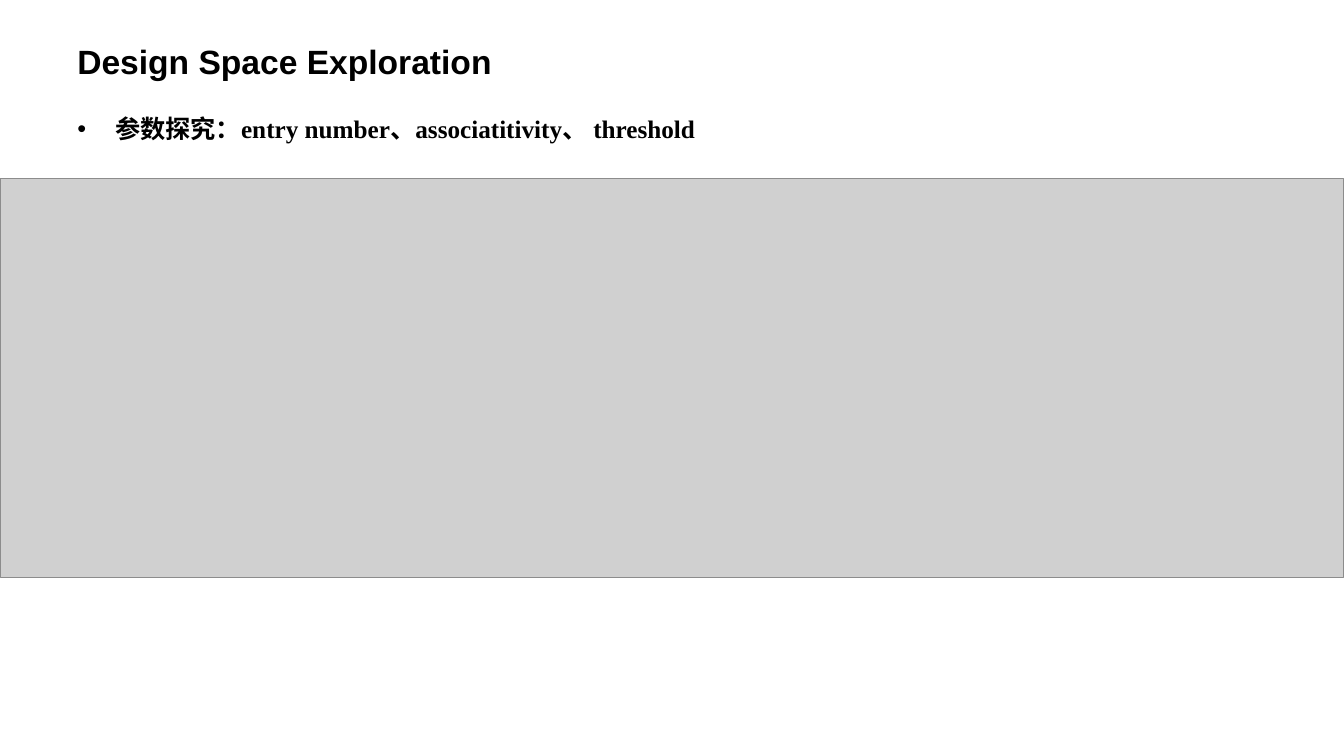
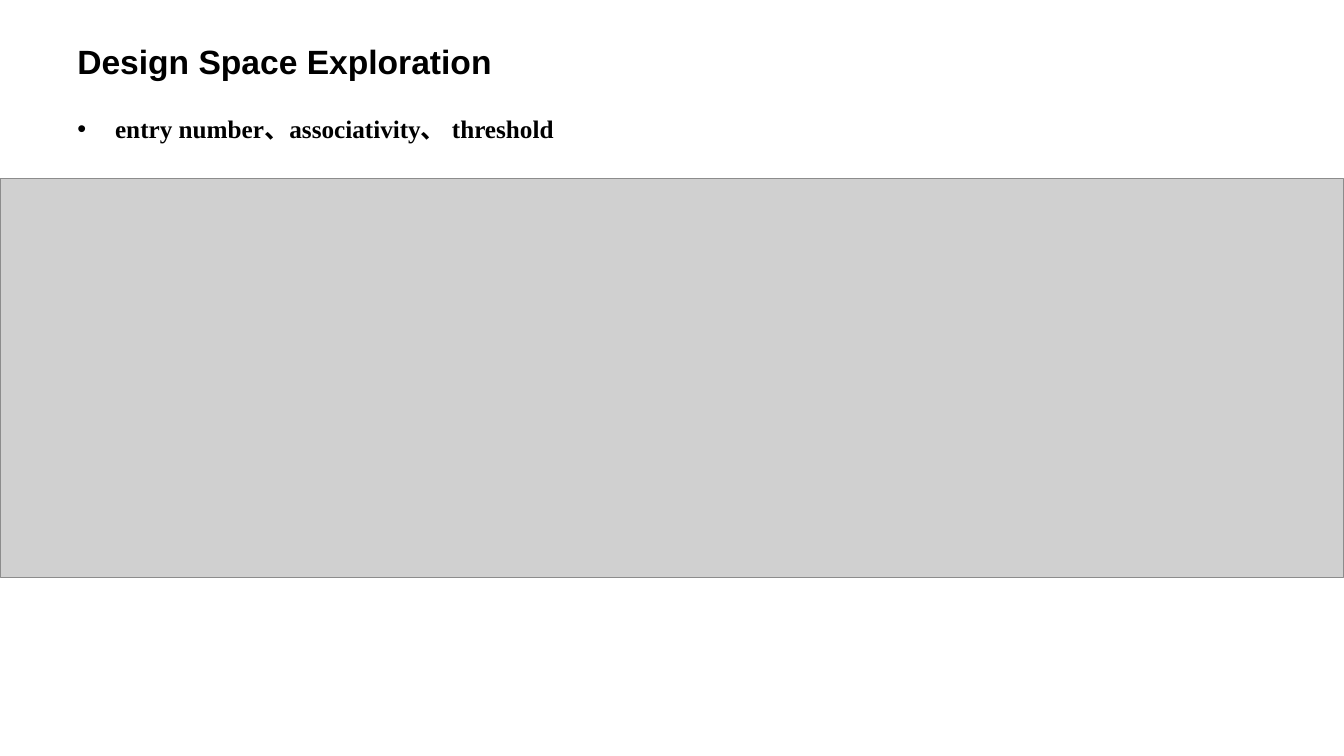
Before and after one commit to LitLeo/HPC-IP-Report, a slide deck: slide 21 of graduate_1_1/2015-11-17_Locality-Driven Dynamic GPU Cache Bypassing/Locality-Driven Dynamic GPU Cache Bypassing.pptx (slide 22 before the commit). Drawn at 1344x756 pixels with LibreOffice and Linux fonts; fonts in the diff are those of the drawing; grey boxes stand for pictures; background and template pictures are left out. Boxes give left, top, right and bottom in pixels: in the first picture for what was removed or moved away, otherwise in the second. Text is boxed around its words. In the diff, an @@ line names an element or a change of style, - is before the commit and + after.

```diff
--- a/graduate_1_1/2015-11-17_Locality-Driven Dynamic GPU Cache Bypassing/Locality-Driven Dynamic GPU Cache Bypassing.pptx
+++ b/graduate_1_1/2015-11-17_Locality-Driven Dynamic GPU Cache Bypassing/Locality-Driven Dynamic GPU Cache Bypassing.pptx
@@ text at [115, 120, 554, 144]: text changed @@
-• 参数探究：entry number、associatitivity、 threshold
+• entry number、associativity、 threshold
```
Also in this commit, not shown: 14 other slides changed, 3 slides added, 3 slides removed.
